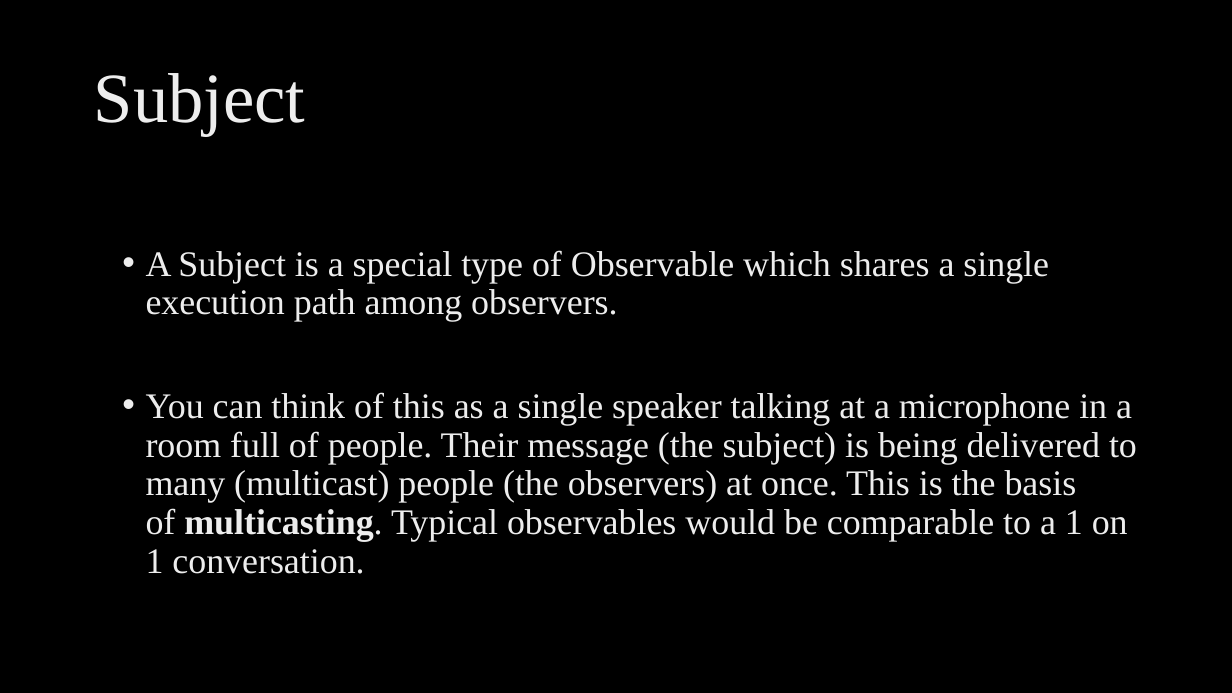
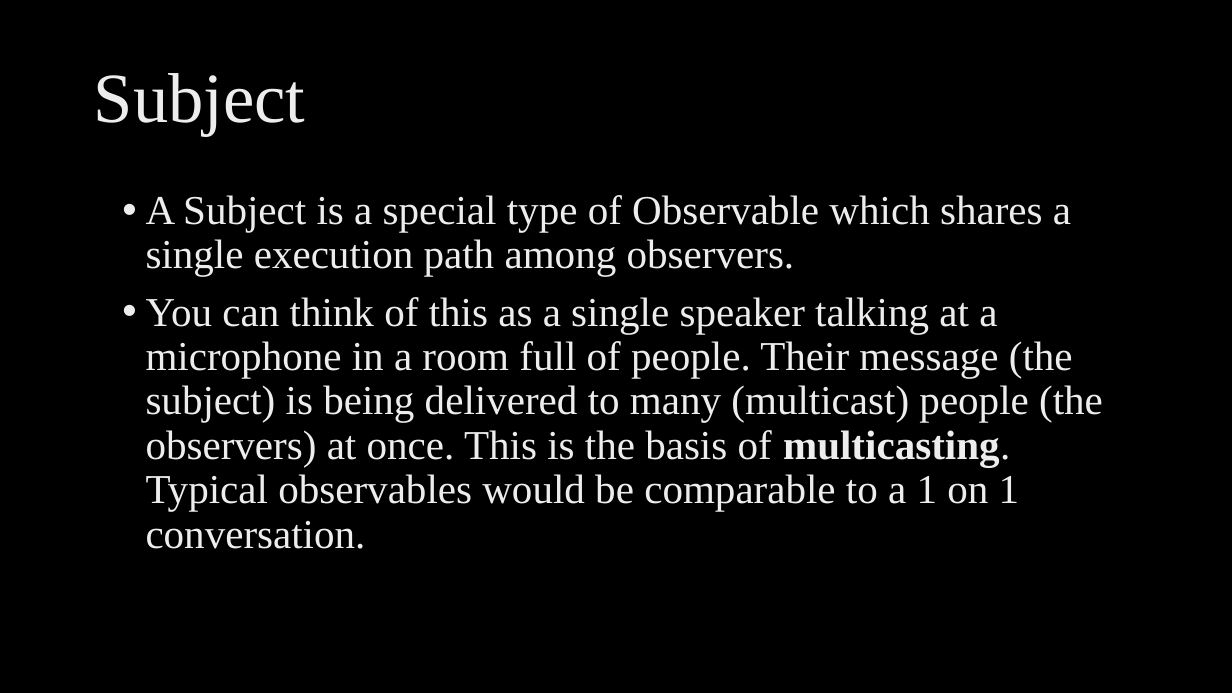
Before and after one commit to ngohungphuc/Presentation, a slide deck: slide 6 of RXJS Make it easy/RXJS Make it easy.pptx. Drawn at 1232x693 pixels with LibreOffice and Linux fonts; fonts in the diff are those of the drawing; background and template pictures are left out. Boxes give left, top, right and bottom in pixels: in the first picture for what was removed or moved away, otherwise in the second. Text is boxed around its words. In the diff, an @@ line names an element or a change of style, - is before the commit and + after.

```diff
--- a/RXJS Make it easy/RXJS Make it easy.pptx
+++ b/RXJS Make it easy/RXJS Make it easy.pptx
@@ text "A Subject is a special ..." at (x1=146, y1=195, x2=1103, y2=549): size 28 to 32 pt @@
```
Also in this commit, not shown: 1 other file.
